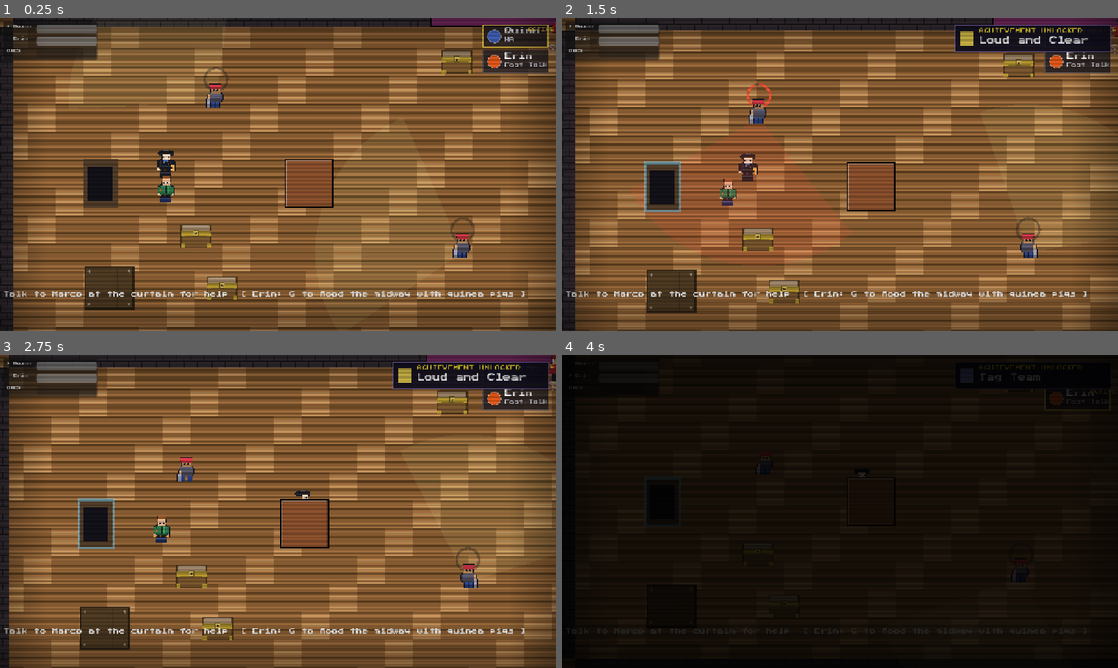
Above: before the commit, frames 1-4 (two rows, left to right).
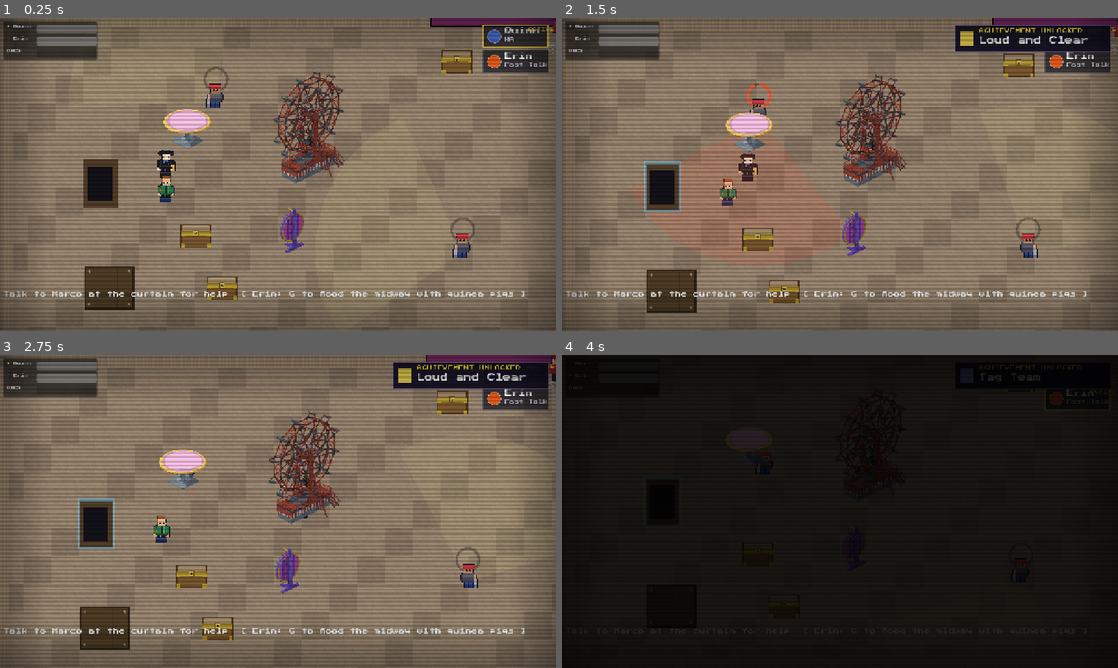
Above: after the commit, the same moments.

Repository: dougreichard/rpg_game
Game: Godot game, scene res://scenes/levels/Carnival.tscn
The game is run twice, just before and just after one commit, with the same random seed, the same clock (stepped at 60 frames per second) and the same inputs. This scene is started directly instead of the project's main scene.
Inputs (mouse positions are in pixels of both pictures, inside the frame that each line leads up to):
- Up to frame 1 (0.25 s): no input
- Up to frame 2 (1.5 s): tap Enter (ui_accept) at 0.5, 0.77 s; move the mouse to (962, 158) at 0.52 s; hold D (move_right) 0.53-1.25 s; hold F (attack) 0.53-1.25 s; click (962, 158) at 0.67 s; drag from (728, 190) to (762, 105) at 1.27 s
- Up to frame 3 (2.75 s): move the mouse to (333, 442) at 2.02 s; hold D (move_right) from 2.03 s (still down); tap V (dash) at 2.1 s
- Up to frame 4 (4 s): release D (move_right) at 2.75 s; drag from (812, 574) to (890, 511) at 2.77 s; move the mouse to (1006, 558) at 3.52 s; hold A (move_left) from 3.53 s (still down); tap Tab (swap) at 3.6 s; tap Enter (ui_accept) at 3.77 s

The runs differ from the first frame. In frame 1, 91% of the frame differs, in the area x 0-100%, y 0-100%; in frame 2, 89%; in frame 3, 90%; in frame 4, 0.3%.

Commit message:
Carnival level: Synty Horror Carnival fairground
Third Phase 3 level. Packed-dirt midway + wood-hoarding walls; the Ferris
wheel is the ride Quinn repairs, with merry-go-round, game booth, prize
wheel, and photo stand as dressing (Horror Carnival billboards). Replaces
the placeholder midway. README updated with the refreshed pack versions.

Co-Authored-By: Claude Opus 4.8 <noreply@anthropic.com>

Diff:
--- a/scripts/levels/carnival.gd
+++ b/scripts/levels/carnival.gd
@@ -7,9 +7,21 @@
 const FLOOR_ACCENT_COLOR: Color = Color(0.78, 0.55, 0.24)
 const FLOOR_COLS: int = 30
 const FLOOR_ROWS: int = 17
-const FLOOR_TILE_PLAIN: Vector2i = Vector2i(0, 2)
-const FLOOR_TILE_ACCENT: Vector2i = Vector2i(1, 2)
+const FLOOR_TILE_PLAIN: Vector2i = Vector2i(0, 0)
+const FLOOR_TILE_ACCENT: Vector2i = Vector2i(1, 0)
 const FLOOR_ACCENT_PERIOD: int = 4
+# Synty 2.5D fairground (see docs/synty_2_5d_art_plan.md): packed-dirt midway +
+# wood-hoarding walls; Horror Carnival ride/booth billboards.
+const SYNTY_FLOOR: String = "res://assets/art/tiles/synty_floor_dirt.png"
+const SYNTY_WALL: String = "res://assets/art/tiles/synty_wall_wood.png"
+const RIDE_BILLBOARD: String = "res://assets/art/synty/props/ferris_wheel.png"
+# [name, x, y, on-screen height px] fairground dressing.
+const CARNIVAL_PROPS: Array = [
+	["merry_go_round", 720, 180, 96],
+	["booth", 240, 300, 46],
+	["prize_wheel", 360, 420, 52],
+	["photo_stand", 780, 400, 54],
+]
 
 const GRUNT_SCENE: PackedScene = preload("res://scenes/enemies/Grunt.tscn")
 const BRUTE_SCENE: PackedScene = preload("res://scenes/enemies/Brute.tscn")
@@ -193,7 +205,7 @@
 func _build_floor() -> void:
 	var tile_map := TileMap.new()
 	tile_map.name = "Floor"
-	tile_map.tile_set = PlaceholderArt.make_hb_tileset()
+	tile_map.tile_set = PlaceholderArt.make_synty_floor_tileset(SYNTY_FLOOR)
 	add_child(tile_map)
 	move_child(tile_map, 0)
 	tile_map.position = Vector2(CAMERA_LIMIT_LEFT, CAMERA_LIMIT_TOP)
@@ -209,21 +221,43 @@
 # sibling of $Walls, not a child, so it keeps its own bespoke curtain-purple
 # texture instead of the generic brick pattern).
 func _build_walls() -> void:
-	var wall_color: Color = FLOOR_BASE_COLOR.darkened(0.35)
+	var wall_tex: Texture2D = PlaceholderArt.make_synty_wall_tile(SYNTY_WALL)
 	for wall in $Walls.get_children():
 		if not wall is StaticBody2D:
 			continue
 		var shape: CollisionShape2D = wall.get_node("CollisionShape2D")
 		var rect: RectangleShape2D = shape.shape
 		var sprite := Sprite2D.new()
-		sprite.texture = PlaceholderArt.make_wall_texture(wall_color, int(rect.size.x), int(rect.size.y))
+		sprite.texture = wall_tex
+		sprite.texture_repeat = CanvasItem.TEXTURE_REPEAT_ENABLED
+		sprite.region_enabled = true
+		sprite.region_rect = Rect2(0.0, 0.0, rect.size.x, rect.size.y)
 		wall.add_child(sprite)
 
+# Feet-anchored Synty billboard on a Sprite2D, scaled to target_h px. Returns
+# false (untouched) if the PNG is missing so callers fall back to PlaceholderArt.
+func _apply_synty_billboard(spr: Sprite2D, path: String, target_h: float) -> bool:
+	if not ResourceLoader.exists(path):
+		return false
+	var tex: Texture2D = load(path)
+	spr.texture = tex
+	spr.offset = Vector2(0.0, -tex.get_height() / 2.0)
+	spr.scale = Vector2.ONE * (target_h / float(tex.get_height()))
+	return true
+
 func _create_ride() -> void:
+	# The Ferris wheel is the ride Quinn repairs (the level's repair puzzle).
 	_ride_sprite = Sprite2D.new()
-	_ride_sprite.texture = PlaceholderArt.make_gate_texture(Color(0.55, 0.32, 0.18), 56, 56)
+	if not _apply_synty_billboard(_ride_sprite, RIDE_BILLBOARD, 132.0):
+		_ride_sprite.texture = PlaceholderArt.make_gate_texture(Color(0.55, 0.32, 0.18), 56, 56)
 	_ride_sprite.position = RIDE_POS
 	add_child(_ride_sprite)
+	# Fairground dressing: carousel, game booths, prize wheel.
+	for p: Array in CARNIVAL_PROPS:
+		var spr := Sprite2D.new()
+		if _apply_synty_billboard(spr, "res://assets/art/synty/props/%s.png" % p[0], float(p[3])):
+			spr.position = Vector2(float(p[1]), float(p[2]))
+			add_child(spr)
 
 # Grabs the .tscn-placed BackstageGate body's collider and dresses it with a
 # curtain-purple bordered-rectangle texture  --  visually distinct from the
Binary file added: assets/art/synty/props/booth.png
Not shown, added: assets/art/synty/props/booth.png.import
Binary file added: assets/art/synty/props/ferris_wheel.png
Not shown, added: assets/art/synty/props/ferris_wheel.png.import
Binary file added: assets/art/synty/props/merry_go_round.png
Not shown, added: assets/art/synty/props/merry_go_round.png.import
Binary file added: assets/art/synty/props/photo_stand.png
Not shown, added: assets/art/synty/props/photo_stand.png.import
Binary file added: assets/art/synty/props/prize_wheel.png
Not shown, added: assets/art/synty/props/prize_wheel.png.import
Binary file added: assets/art/tiles/synty_floor_dirt.png
Not shown, added: assets/art/tiles/synty_floor_dirt.png.import
(and 3 more such lines)
